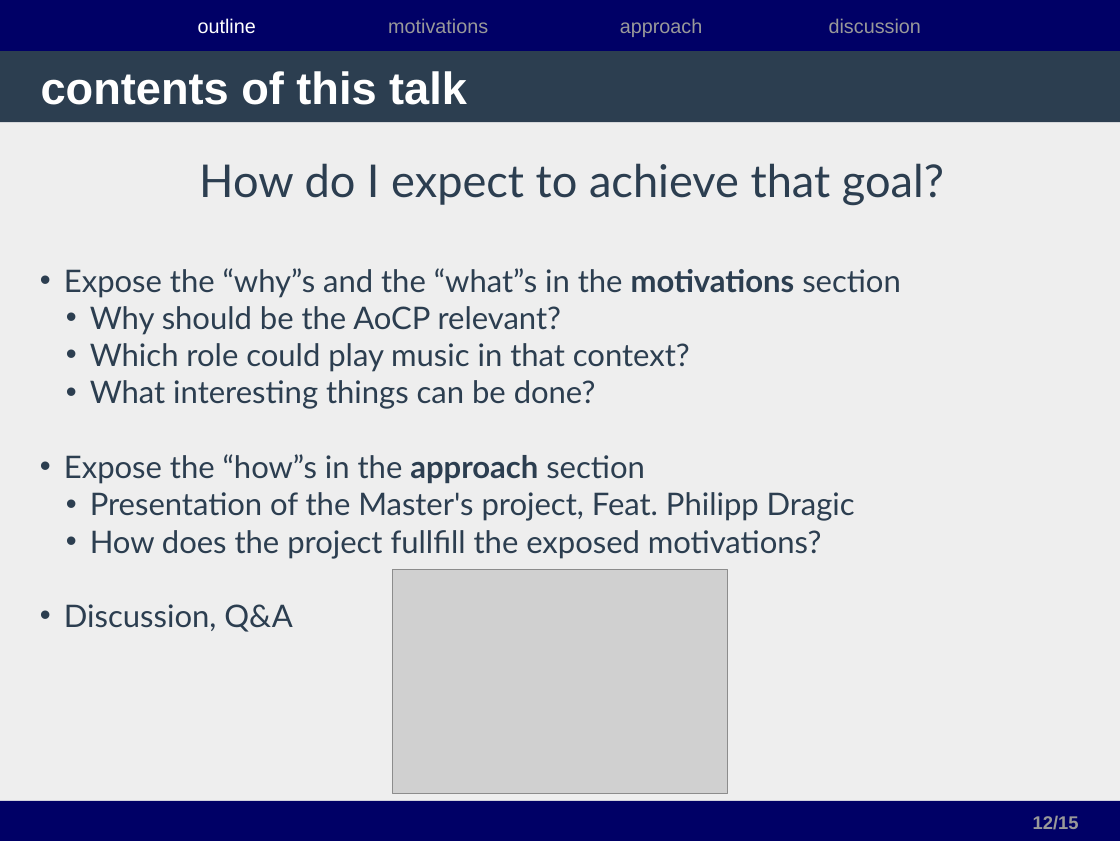
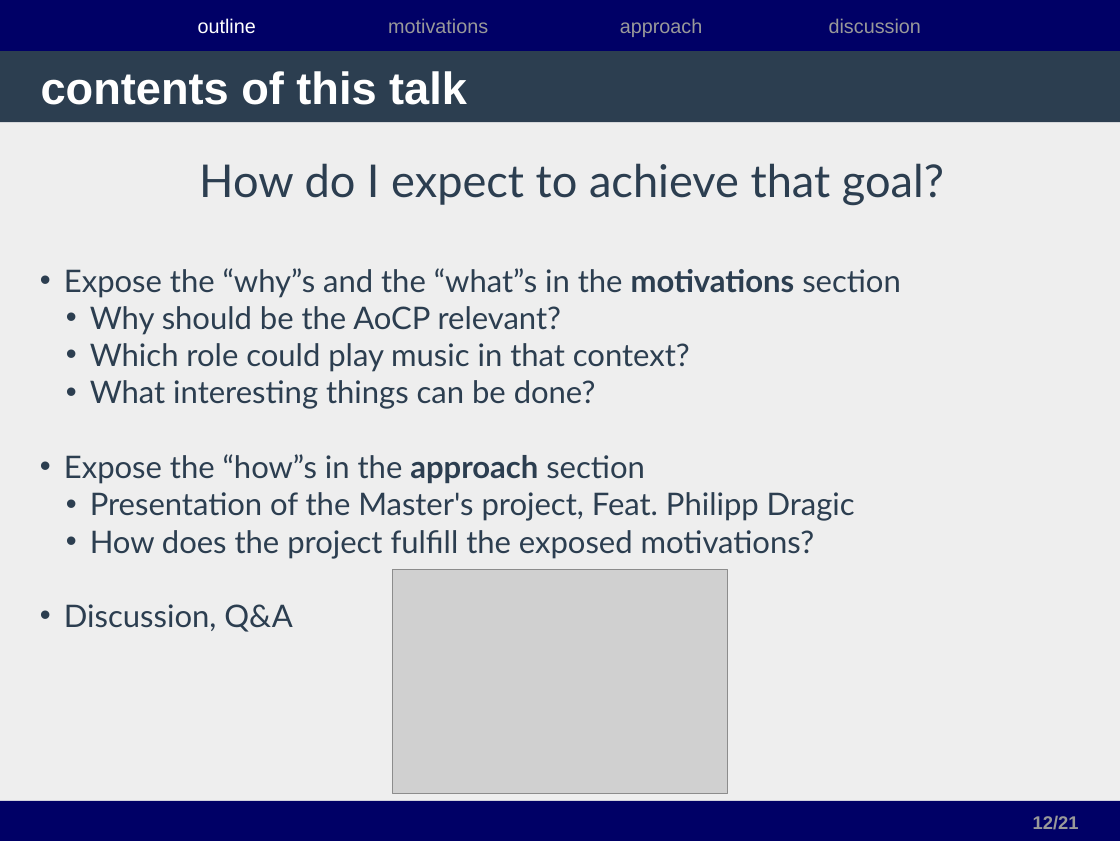
Before and after one commit to andres-fr/videogame-master-hfmdk, a slide deck: slide 12 of documentation/presentation-hfmdk-november2016.odp. Drawn at 1120x841 pixels with LibreOffice and Linux fonts; fonts in the diff are those of the drawing; grey boxes stand for pictures. Boxes give left, top, right and bottom in pixels: in the first picture for what was removed or moved away, otherwise in the second. Text is boxed around its words. In the diff, an @@ line names an element or a change of style, - is before the commit and + after.

Commit message:
edited slides presentation

```diff
--- a/documentation/presentation-hfmdk-november2016.odp
+++ b/documentation/presentation-hfmdk-november2016.odp
@@ subtitle at box(90, 530, 815, 558): text changed @@
-• How does the project fullfill the exposed motivations?
+• How does the project fulfill the exposed motivations?
@@ page number at box(1033, 815, 1079, 830): text changed @@
-12/15
+12/21
```
Also in this commit, not shown: 7 other slides changed, 6 slides added.
